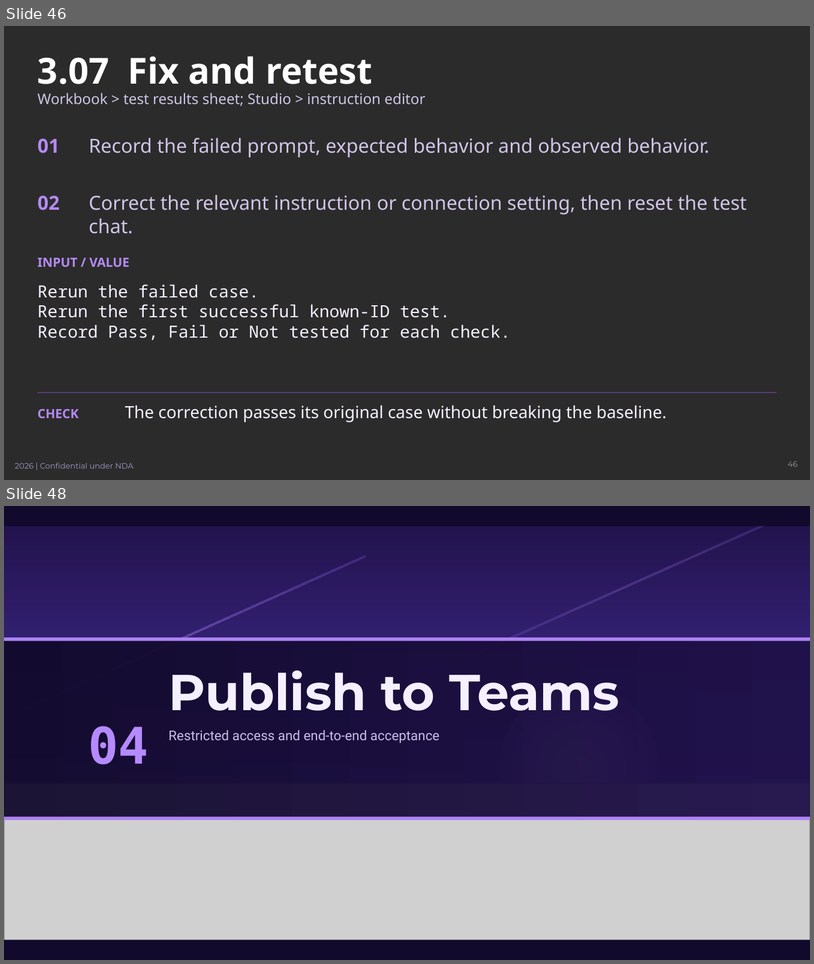
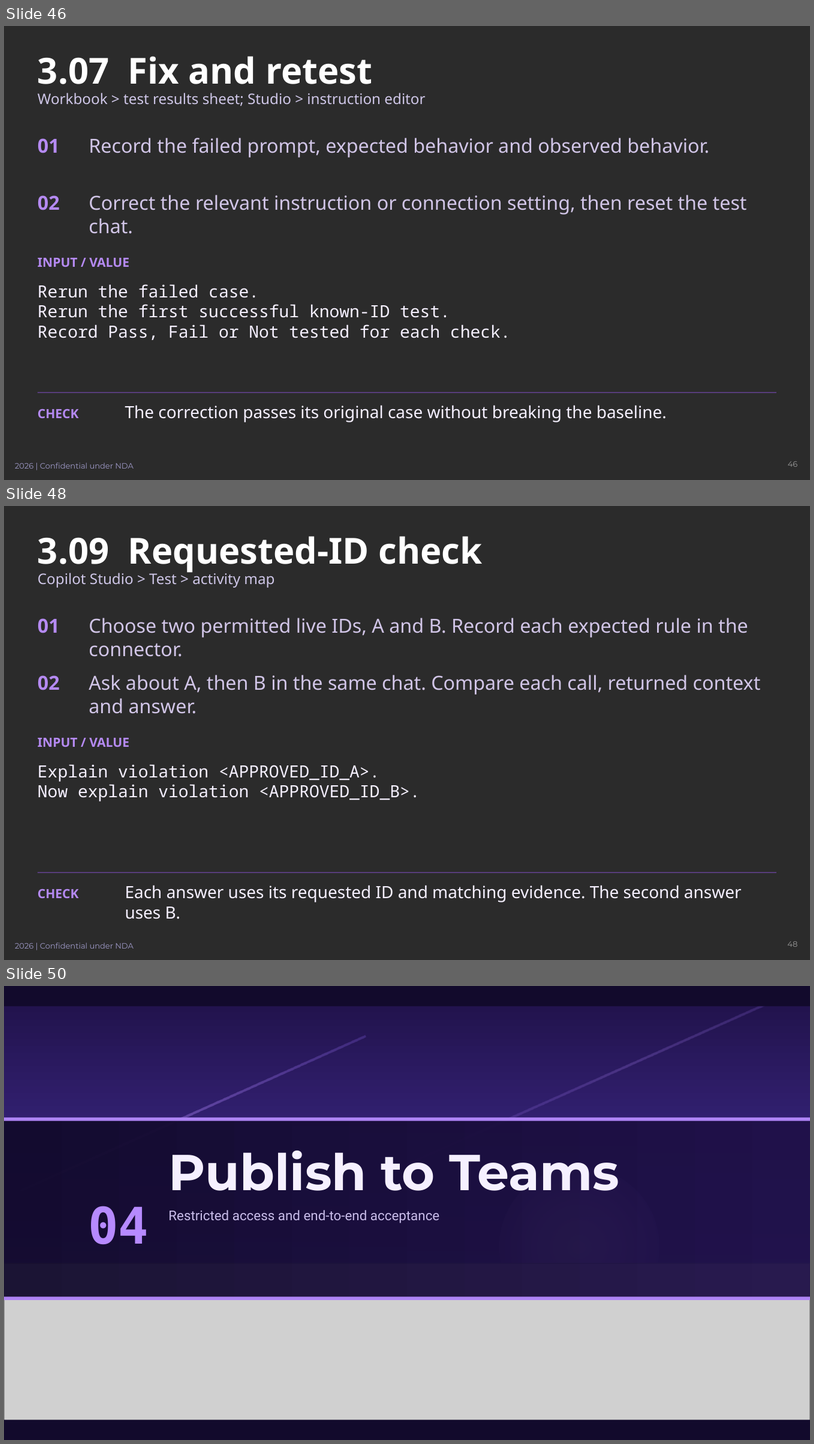
Before and after one commit to johnt-zenity/zenity-remediation-assistant, a slide deck: docs/training/zenity-teams-training.pptx. Shown one above the other, each under a label of ours: slides 46 and 48 before the commit, slides 46, 48 and 50 after it; the slides between them are not shown. The pictures are 814x964 and 814x1444 pixels, drawn with LibreOffice and Linux fonts; fonts in the diff are those of the drawing; grey boxes stand for pictures; background and template pictures are left out; a plain dark background stands for a picture behind light text. Boxes give left, top, right and bottom in pixels: in the first picture for what was removed or moved away, otherwise in the second. Text is boxed around its words. In the diff, an @@ line names an element or a change of style, - is before the commit and + after.

```diff
--- a/docs/training/zenity-teams-training.pptx
+++ b/docs/training/zenity-teams-training.pptx
@@ slide 48 added at [4, 506, 810, 960], background picture (left out); not listed: 2 template elements that a slide beside it also shows @@
@@ title added at [38, 536, 483, 573], 32 pt, text #FFFFFF, bold @@
+3.09 Requested-ID check
@@ text added at [38, 573, 275, 588], 13 pt, text #CEC6E7 @@
+Copilot Studio > Test > activity map
@@ text added at [38, 618, 60, 633], 17.2 pt, text #B58AF2, bold @@
+01
@@ text added at [89, 618, 749, 657], 17.2 pt, text #D1C5E7 @@
+Choose two permitted live IDs, A and B. Record each expected rule in the connector.
@@ text added at [38, 675, 60, 690], 17.2 pt, text #B58AF2, bold @@
+02
@@ text added at [89, 675, 761, 714], 17.2 pt, text #D1C5E7 @@
+Ask about A, then B in the same chat. Compare each call, returned context and answer.
@@ text added at [38, 738, 129, 747], 11.2 pt, text #B58AF2, bold @@
+INPUT / VALUE
@@ text added at [38, 764, 420, 801], 15 pt, text #F5F0FF @@
+Explain violation <APPROVED_ID_A>.
+Now explain violation <APPROVED_ID_B>.
@@ line added from (38, 872) to (777, 872), #684499 0.75 pt @@
@@ text added at [38, 888, 79, 898], 11.2 pt, text #B58AF2, bold @@
+CHECK
@@ text added at [125, 885, 742, 919], 15 pt, text #F5F0FF @@
+Each answer uses its requested ID and matching evidence. The second answer uses B.
@@ what was slide 48 is now slide 50 @@
```
Also in this commit, not shown: 11 slides changed, 1 other slide added, 16 other files.
